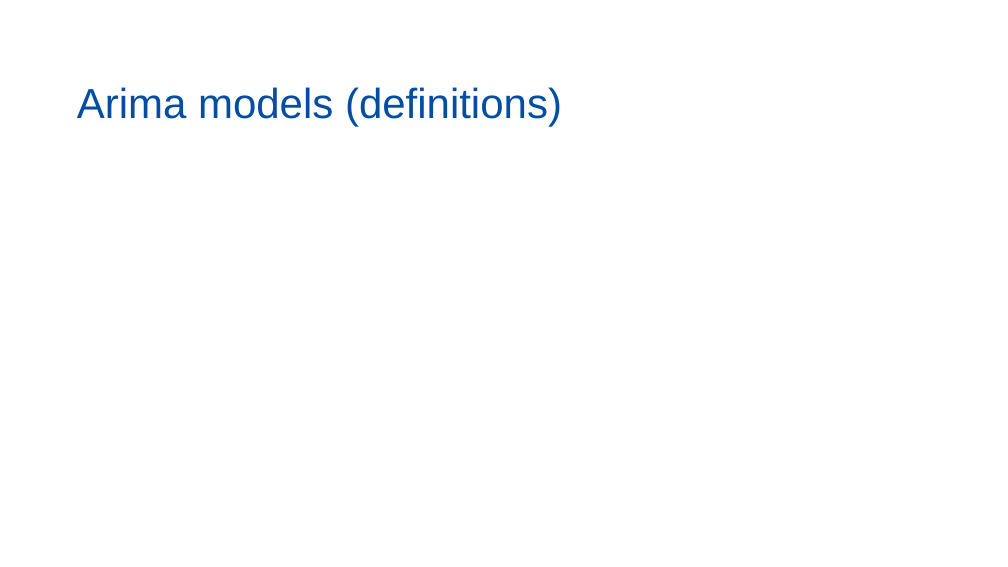
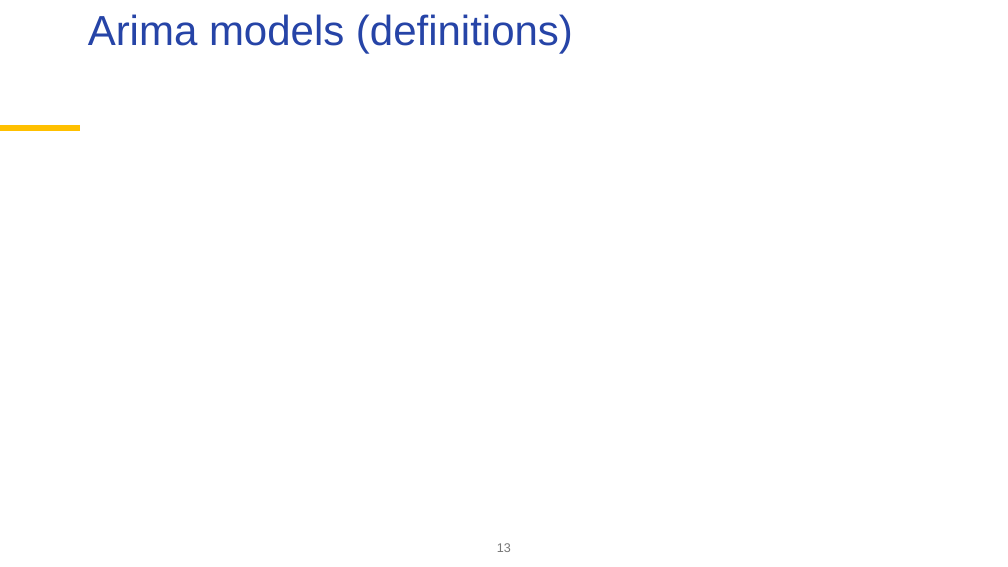
Before and after one commit to palatej/ESTP2026, a slide deck: slide 13 of 1.5 Time series.pptx. Drawn at 1008x567 pixels with LibreOffice and Linux fonts; fonts in the diff are those of the drawing; grey boxes stand for pictures; background and template pictures are left out. Boxes give left, top, right and bottom in pixels: in the first picture for what was removed or moved away, otherwise in the second. Text is boxed around its words. In the diff, an @@ line names an element or a change of style, - is before the commit and + after.

```diff
--- a/1.5 Time series.pptx
+++ b/1.5 Time series.pptx
@@ title "Arima models (definitions)": place and size @@
-title "Arima models (definitions)" at [77,87,562,127]
+title "Arima models (definitions)" at [88,14,573,53]
@@ title "Arima models (definitions)" at [88,14,573,53]: text colour #034EA2 to #2644A7; vertical alignment bottom to top @@
@@ line added from (0, 129) to (80, 129), #FFC000 6 pt @@
@@ page number added at [497,543,511,552], 12 pt, text #767676 @@
+13
```
Also in this commit, not shown: 9 other slides changed, 1 slide removed, 7 other files.
